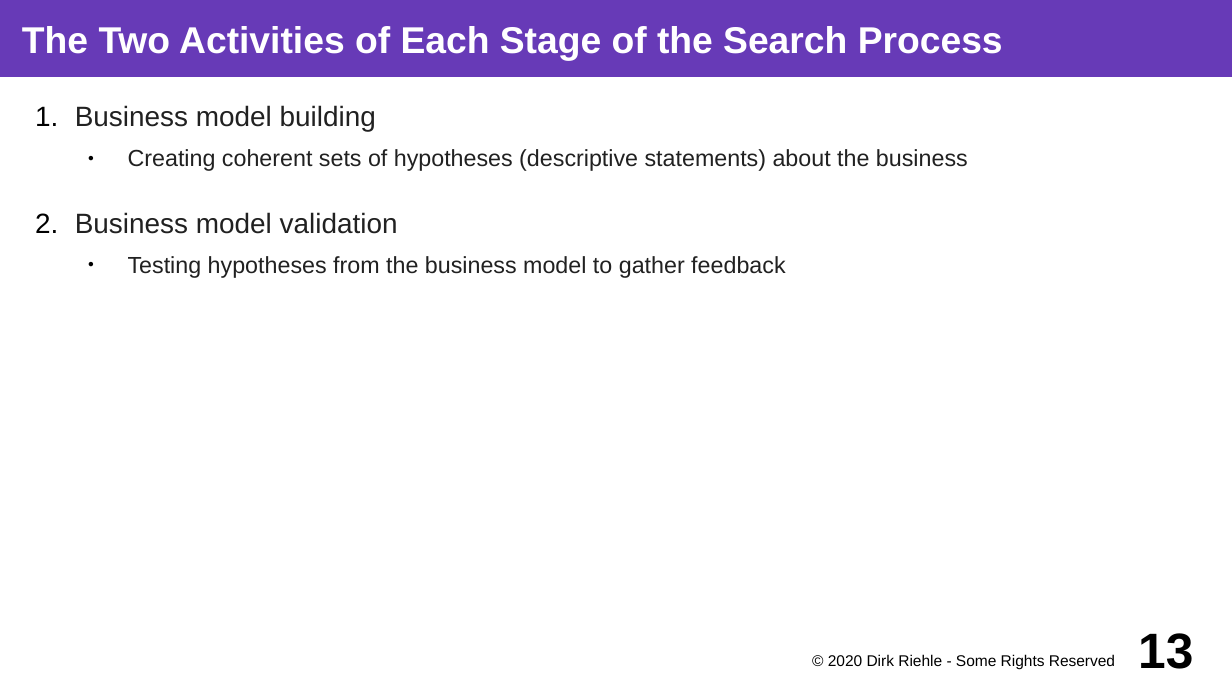
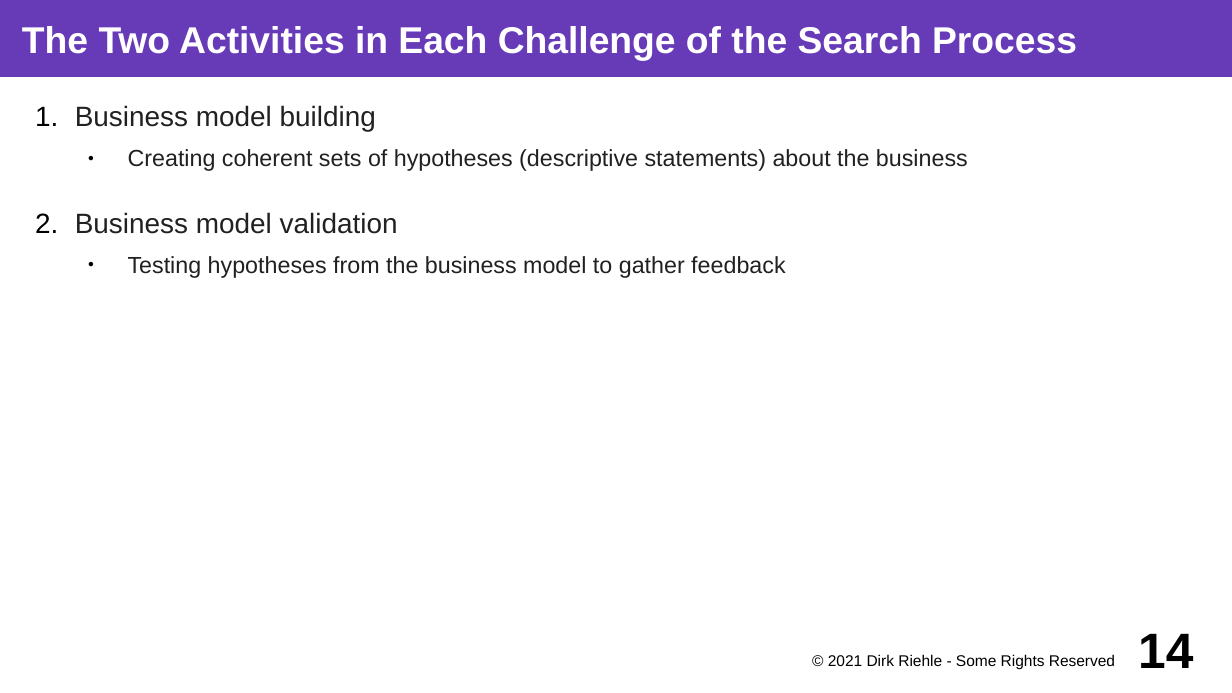
Before and after one commit to dirkriehle/coss-course, a slide deck: slide 14 of Lecture slides/COSS D01 - Software Startups.odp (slide 13 before the commit). Drawn at 1232x693 pixels with LibreOffice and Linux fonts; fonts in the diff are those of the drawing. Boxes give left, top, right and bottom in pixels: in the first picture for what was removed or moved away, otherwise in the second. Text is boxed around its words. In the diff, an @@ line names an element or a change of style, - is before the commit and + after.

```diff
--- a/Lecture slides/COSS D01 - Software Startups.odp
+++ b/Lecture slides/COSS D01 - Software Startups.odp
@@ title at [22,26,1077,61]: text changed @@
-The Two Activities of Each Stage of the Search Process
+The Two Activities in Each Challenge of the Search Process
@@ text at [828,654,1115,670]: text changed @@
-© 2020 Dirk Riehle - Some Rights Reserved
+© 2021 Dirk Riehle - Some Rights Reserved
@@ page number at [1138,633,1193,668]: text changed @@
-13
+14
```
Also in this commit, not shown: 45 other slides changed, 2 slides added, 5 other files.
